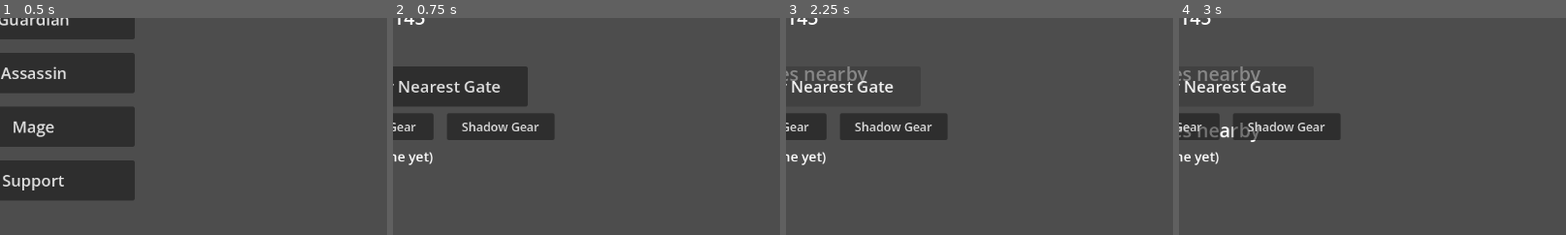
Above: before the commit, frames 1-4 (left to right).
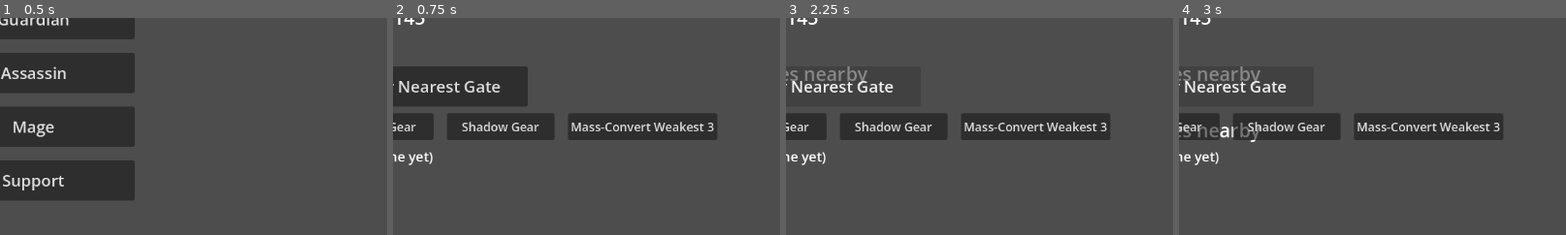
Above: after the commit, the same moments.

Repository: Luke-AI-Developments/HollowHunter
Game: Godot game, scene res://scenes/main.tscn
Same seed, same stepped clock (60 frames per second), same inputs: the game is played once before the commit and once after it.
Inputs (mouse positions are % of the whole screen's width and height, from its top left):
- Up to frame 1 (0.5 s): no input
- Up to frame 2 (0.75 s): click "Warrior" at 0.5 s
- Up to frame 3 (2.25 s): click (44, 60) at 1.25 s, where only the run after the commit has a clickable "Mass-Convert Weakest 3"; click "Enter Nearest Gate" at 2 s
- Up to frame 4 (3 s): click "Enter Nearest Gate" at 2.75 s
The pictures show only the part of the screen within x 12-62%, y 35-85%; the shares and areas given below are measured in that part.

Frame 1 is identical in both runs. In frame 2, 4.4% of the frame differs, in the area x 45-84%, y 44-57%; in frame 3, 4.4%; in frame 4, 4.4%.

Commit message:
Phase 2/P2 step 5 (final): inline leveling/fuse/convert + mass-convert UI
- scenes/main.tscn/.gd: Shadow Gear panel gets three new buttons -- Level
  Up, Fuse Duplicate, Convert to Essence -- acting on whichever shadow is
  currently paged into view (§17's "shadow detail... inline leveling").
  Fuse Duplicate uses HunterState.find_duplicate_of() to pick which owned
  duplicate to consume -- no picker UI for choosing a specific one when
  more than one is owned, same "no confirmation, no error surface yet"
  placeholder simplicity as every other gear-panel action. Convert is also
  immediate/no-confirm.

  Main screen gets one new button: "Mass-Convert Weakest 3", using
  SquadBuilder.surplus_shadow_ids() (added in the prior commit) to convert
  the 3 weakest non-squad shadows at once. Immediate, no confirmation, no
  lock/favorite protection (§17's lock/favorite QoL bullet stayed out of
  scope, as flagged last commit -- a blind mass-convert button is a rough
  v0 edge worth calling out, not something to quietly paper over).

Verified: 176/176 GUT (unchanged -- this step is pure UI wiring over
already-tested HunterState/SquadBuilder methods). On-device, all four
actions exercised for real and cross-checked against the save file after
each tap:
  - Level Up: Tarling 1->2, Essence -400 (== level_up_cost(2))
  - Fuse Duplicate: consumed the 2nd Tarling (army 29->28), target
    2->5 (== fuse_result_level(2)), Essence -3500 (== fuse_cost(2))
  - Convert to Essence: Tarling removed (army 28->27), Essence +1
    (grade E's real §26 rate)
  - Mass-Convert Weakest 3: army 27->24, Essence +3 (three grade-E
    shadows), "Mass-converted 3 shadow(s) -> +3 Essence" shown
All math matched the formulas exactly; UI (title, army list, Power/
Essence readouts) updated live after each action; no crashes, no script
errors in logcat.

This completes all 5 steps of the Phase 2/P2 Shadow grades & leveling
patch.

Co-Authored-By: Claude Sonnet 5 <noreply@anthropic.com>

Diff:
--- a/scenes/main.gd
+++ b/scenes/main.gd
@@ -10,6 +10,7 @@
 ## time a subclass is chosen.
 
 const CLASSES := ["WARRIOR", "GUARDIAN", "ASSASSIN", "MAGE", "SUPPORT"]
+const MASS_CONVERT_COUNT := 3  ## §17 "surplus... shadows" -- v0 batch size, not in the source
 
 var bridge: Object
 var state: HunterState
@@ -36,6 +37,10 @@
 @onready var shadow_gear_title: Label = $GameUI/ShadowGearPanel/Title
 @onready var hunter_sets_label: Label = $GameUI/HunterGearPanel/SetsLabel
 @onready var shadow_sets_label: Label = $GameUI/ShadowGearPanel/SetsLabel
+@onready var mass_convert_button: Button = $GameUI/MassConvertButton
+@onready var shadow_level_up_button: Button = $GameUI/ShadowGearPanel/LevelUpButton
+@onready var shadow_fuse_button: Button = $GameUI/ShadowGearPanel/FuseButton
+@onready var shadow_convert_button: Button = $GameUI/ShadowGearPanel/ConvertButton
 
 
 func _ready() -> void:
@@ -122,6 +127,10 @@
 		$GameUI/ShadowGearPanel/CloseButton.pressed.connect(_on_shadow_gear_close_pressed)
 		$GameUI/ShadowGearPanel/PrevButton.pressed.connect(_on_shadow_gear_prev_pressed)
 		$GameUI/ShadowGearPanel/NextButton.pressed.connect(_on_shadow_gear_next_pressed)
+		shadow_level_up_button.pressed.connect(_on_shadow_level_up_pressed)
+		shadow_fuse_button.pressed.connect(_on_shadow_fuse_pressed)
+		shadow_convert_button.pressed.connect(_on_shadow_convert_pressed)
+		mass_convert_button.pressed.connect(_on_mass_convert_pressed)
 
 
 ## Creates one row (slot label + Equip Best + Unequip + Enhance buttons) per
@@ -506,6 +515,68 @@
 	_refresh_inventory_label()
 
 
+## Phase 2/P2 step 5: spends Essence to level the currently-viewed shadow
+## up by 1. No-op (no error UI yet, same placeholder-simplicity as the gear
+## buttons) if there's no shadow, it's capped, or Essence is short.
+func _on_shadow_level_up_pressed() -> void:
+	var shadow_id := _current_shadow_instance_id()
+	if shadow_id == "":
+		return
+	state.level_up_shadow(shadow_id)
+	SaveService.save(state)
+	_refresh_shadow_gear_panel()
+	_refresh_army_label()
+	_refresh_label()
+
+
+## Fuses the first owned duplicate of the currently-viewed shadow into it
+## (HunterState.find_duplicate_of picks which one -- no picker UI to choose
+## a specific duplicate when more than one is owned). No-op if there's no
+## shadow, no duplicate owned, it's capped, or Essence is short.
+func _on_shadow_fuse_pressed() -> void:
+	var shadow_id := _current_shadow_instance_id()
+	if shadow_id == "":
+		return
+	var duplicate_id := state.find_duplicate_of(shadow_id)
+	if duplicate_id == "":
+		return
+	state.fuse_shadow(shadow_id, duplicate_id)
+	SaveService.save(state)
+	_refresh_shadow_gear_panel()
+	_refresh_army_label()
+	_refresh_label()
+
+
+## Converts the currently-viewed shadow straight to Essence and removes it
+## from the army. Immediate, no confirmation prompt (placeholder UI).
+func _on_shadow_convert_pressed() -> void:
+	var shadow_id := _current_shadow_instance_id()
+	if shadow_id == "":
+		return
+	state.convert_shadow(shadow_id)
+	SaveService.save(state)
+	_refresh_shadow_gear_panel()
+	_refresh_army_label()
+	_refresh_label()
+
+
+## Phase 2/P2 step 4: mass-converts the MASS_CONVERT_COUNT weakest shadows
+## outside the auto-filled squad (SquadBuilder.surplus_shadow_ids) straight
+## to Essence. Immediate, no confirmation/lock-favorite protection yet
+## (§17's lock/favorite QoL bullet is out of scope for this patch).
+func _on_mass_convert_pressed() -> void:
+	var surplus := SquadBuilder.surplus_shadow_ids(
+		state.army, _monsters, state.level, MASS_CONVERT_COUNT, _equipment, state.inventory
+	)
+	if surplus.is_empty():
+		return
+	var gained := state.mass_convert(surplus)
+	SaveService.save(state)
+	_refresh_army_label()
+	_refresh_label()
+	label.text += "\n\nMass-converted %d shadow(s) -> +%d Essence" % [surplus.size(), gained]
+
+
 ## Enhances whatever the selected shadow has equipped in `slot`. The item
 ## itself (not the wearer) holds enhancement_level, so this is the same
 ## HunterState.enhance_item() call as the hunter's -- just reading the
--- a/scenes/main.tscn
+++ b/scenes/main.tscn
@@ -94,6 +94,14 @@
 offset_bottom = 410.0
 theme_override_font_sizes/font_size = 18
 text = "Shadow Gear"
+
+[node name="MassConvertButton" type="Button" parent="GameUI"]
+offset_left = 400.0
+offset_top = 370.0
+offset_right = 620.0
+offset_bottom = 410.0
+theme_override_font_sizes/font_size = 18
+text = "Mass-Convert Weakest 3"
 
 [node name="ArmyLabel" type="Label" parent="GameUI"]
 offset_left = 40.0
@@ -205,6 +213,30 @@
 theme_override_font_sizes/font_size = 20
 text = "Close"
 
+[node name="LevelUpButton" type="Button" parent="GameUI/ShadowGearPanel"]
+offset_left = 820.0
+offset_top = 90.0
+offset_right = 980.0
+offset_bottom = 140.0
+theme_override_font_sizes/font_size = 20
+text = "Level Up"
+
+[node name="FuseButton" type="Button" parent="GameUI/ShadowGearPanel"]
+offset_left = 1000.0
+offset_top = 90.0
+offset_right = 1220.0
+offset_bottom = 140.0
+theme_override_font_sizes/font_size = 20
+text = "Fuse Duplicate"
+
+[node name="ConvertButton" type="Button" parent="GameUI/ShadowGearPanel"]
+offset_left = 1240.0
+offset_top = 90.0
+offset_right = 1450.0
+offset_bottom = 140.0
+theme_override_font_sizes/font_size = 20
+text = "Convert to Essence"
+
 [node name="Rows" type="Node2D" parent="GameUI/ShadowGearPanel"]
 
 [node name="SetsLabel" type="Label" parent="GameUI/ShadowGearPanel"]
